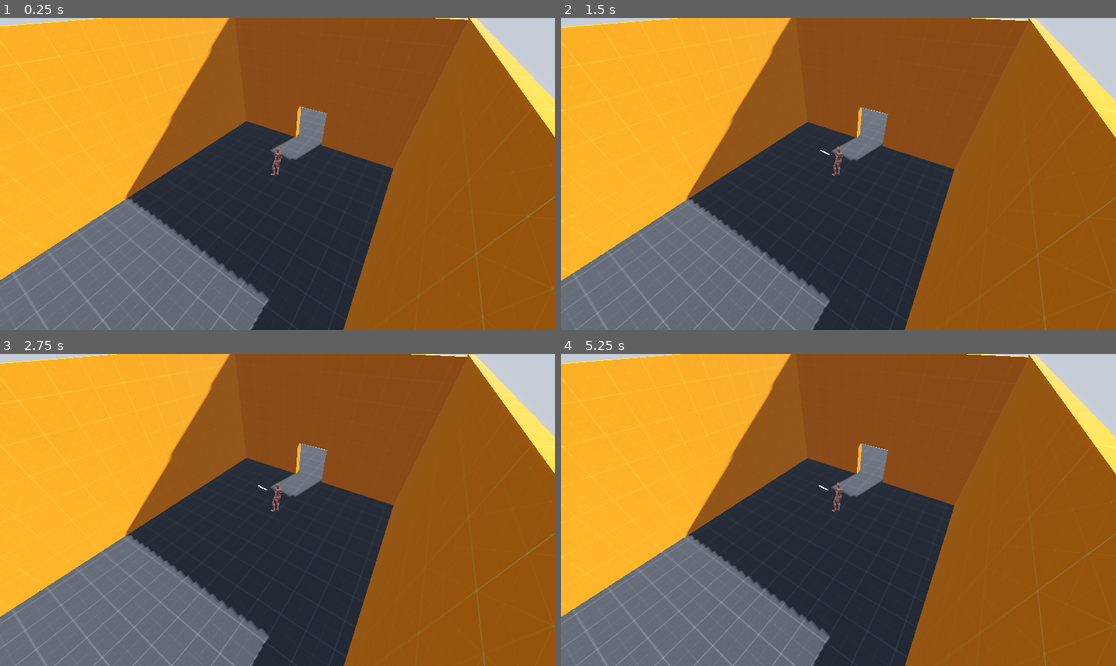
Above: before the commit, frames 1-4 (two rows, left to right).
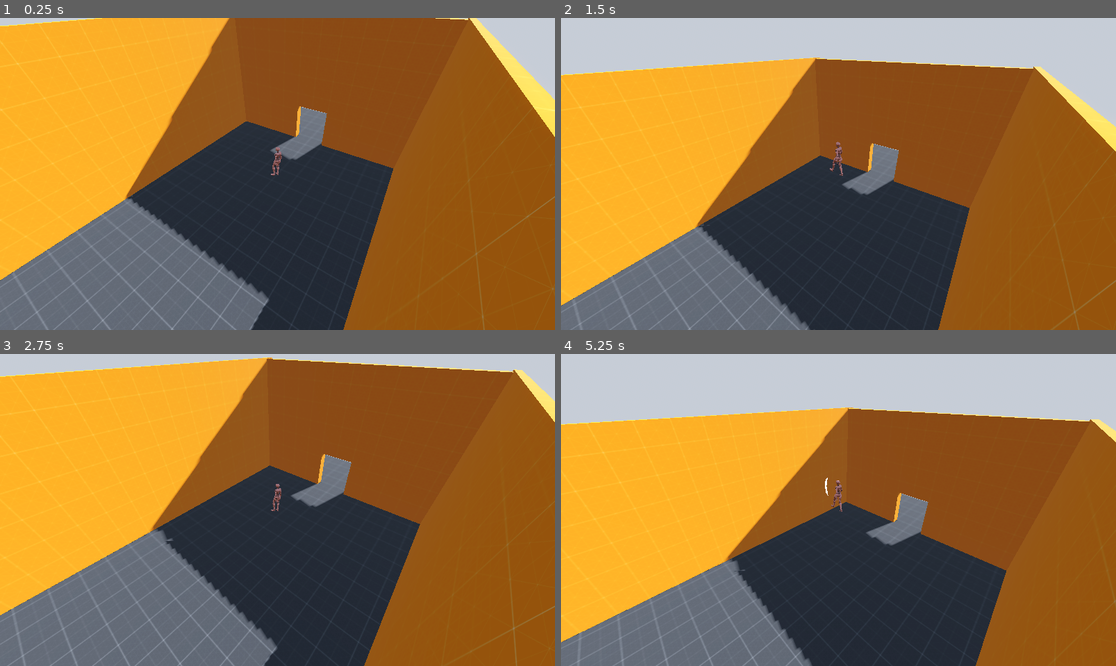
Above: after the commit, the same moments.

Repository: Bloombeard/diamond-heist
Game: Godot game, scene res://scenes/vault.tscn
Same seed, same stepped clock (60 frames per second), same inputs: the game is played once before the commit and once after it.
Inputs:
- Up to frame 1 (0.25 s): no input
- Up to frame 2 (1.5 s): tap Enter at 0.5 s; hold L (slash_right) 0.53-1.28 s; hold Shift (block) 0.53-1.28 s; tap Space (jump) at 0.77, 0.8, 1.07, 1.35 s; hold K (slash_down) from 1.28 s (still down)
- Up to frame 3 (2.75 s): tap Space (jump) at 1.52, 1.82, 2.3 s; tap Shift (block) at 1.55 s; release K (slash_down) at 2.03 s; hold L (slash_right) from 2.03 s (still down); hold Shift (block) from 2.03 s (still down)
- Up to frame 4 (5.25 s): release L (slash_right) at 2.78 s; release Shift (block) at 2.78 s; hold I (slash_up) 2.78-3.53 s; tap Shift (block) at 2.85, 4.35 s; tap Space (jump) at 3.02, 3.32, 3.6, 3.77, 4.07, 4.52, 4.82 s; hold J (slash_left) 3.53-5.03 s; hold K (slash_down) from 5.03 s (still down); hold Shift (block) from 5.03 s (still down)

The runs differ from the first frame. In frame 1, less than 0.1% of the frame differs, in the area x 49-50%, y 46-47%; in frame 2, 31%; in frame 3, 16%; in frame 4, 39%, in the area x 0-100%, y 0-100%.

Commit message:
player script state machinery!

Diff:
--- a/scenes/state_machine.gd
+++ b/scenes/state_machine.gd
@@ -1,6 +1,6 @@
 extends Node3D
 
-enum {IDLE, BLOCKING, RUNNING, JUMPING, ATTACKING, DRAWING, STAGGERED}
+enum {IDLE, BLOCKING, RUNNING, JUMPING, FALLING, ATTACKING, DRAWING, STAGGERED}
 enum {ATK_NONE, ATK_STARTUP, ATK_ACTIVE, ATK_RECOVERY}
 
 @onready var state = IDLE
@@ -24,5 +24,7 @@
 			atk_state = ATK_RECOVERY
 		elif atk_counter >= atk_length:
 			atk_state = ATK_NONE
-			atk_counter = 0
-			state = IDLE
+			if state == ATTACKING:
+				state = IDLE
+			elif state == DRAWING:
+				state = BLOCKING
--- a/scripts/player.gd
+++ b/scripts/player.gd
@@ -17,6 +17,8 @@
 @onready var player_skin: Node3D = %player_skin
 @onready var animation_player: AnimationPlayer = %AnimationPlayer
 @onready var slasher := $player_skin/Slasher
+@onready var attack_direction: Vector2
+@onready var attack_buffer := Vector2.ZERO
 @onready var statem = $state_machine
 
 @onready var jump_velocity : float = ((2.0 * jump_height) / jump_time_to_peak)
@@ -29,20 +31,12 @@
 var move_speed := run_speed
 var walk_animation_name := "walking"
 var run_animation_name := "running"
-var current_move_animation := "running"
+var idle_animation_name := "idle"
+var current_animation := "idle"
 var target_velocity = Vector3.ZERO
 var gravity := -30.0
 var is_jump_available := true
 var jump_buffer := false
-
-func _input(event) -> void:
-	if event.is_action_pressed("run"):
-		move_speed = run_speed
-		current_move_animation = run_animation_name
-
-	if event.is_action_released("run"):
-		move_speed = walk_speed
-		current_move_animation = walk_animation_name
 
 func get_player_gravity() -> float:
 	if velocity.y > 0.0:
@@ -51,6 +45,7 @@
 		return fall_gravity
 
 func jump() -> void:
+	jump_buffer = false
 	velocity.y = jump_velocity
 	is_jump_available = false
 
@@ -70,22 +65,21 @@
 	move_direction.y = 0.0
 	move_direction = move_direction.normalized()
 
-	if Input.is_action_pressed("block"):
-		statem.state = statem.BLOCKING
-		move_speed = walk_speed
+	if move_direction != Vector3.ZERO and statem.atk_state != statem.ATK_ACTIVE:
+		last_movement_direction = move_direction
+
+	# ATTACKING
+	if Input.is_action_just_pressed("slash_left") or Input.is_action_just_pressed("slash_right") or Input.is_action_just_pressed("slash_up") or Input.is_action_just_pressed("slash_down"):
+		var current_attack = floor(Input.get_vector("slash_left", "slash_right", "slash_up", "slash_down"))
+		if current_attack != Vector2.ZERO:
+			attack_buffer = current_attack
+	if statem.atk_state == statem.ATK_NONE or statem.atk_state == statem.ATK_RECOVERY:
+		attack_direction = attack_buffer
+		attack_buffer = Vector2.ZERO
 	else:
-		move_speed = run_speed
+		attack_direction = Vector2.ZERO
 
-	velocity = velocity.move_toward(move_direction * move_speed, acceleration * delta)
-	if statem.atk_state == statem.ATK_ACTIVE or statem.atk_state == statem.ATK_STARTUP:
-		velocity = velocity.move_toward(last_movement_direction * move_speed*1.5, acceleration * delta)
-	elif statem.atk_state != statem.ATK_NONE:
-		velocity = Vector3.ZERO
-	var y_velocity := velocity.y
-	velocity.y = 0.0
-	velocity = velocity.move_toward(move_direction * move_speed, acceleration * delta)
-	velocity.y = y_velocity + get_player_gravity() * delta
-
+	# coyote time
 	if not is_on_floor():
 		if is_jump_available:
 			if coyote_timer_node.is_stopped():
@@ -93,28 +87,73 @@
 	else:
 		is_jump_available = true
 		coyote_timer_node.stop()
-		if jump_buffer:
+
+	# assign states n stuff
+	if Input.is_action_just_pressed("jump"):
+		jump_buffer = true
+		get_tree().create_timer(jump_buffer_time).timeout.connect(on_jump_buffer_timeout)
+
+	if attack_direction != Vector2.ZERO:
+		statem.atk_counter = 0
+		if statem.state == statem.BLOCKING or statem.state == statem.DRAWING:
+			statem.state = statem.DRAWING
+		else:
+			statem.state = statem.ATTACKING
+	if statem.state == statem.ATTACKING:
+		pass
+	elif statem.state == statem.DRAWING:
+		pass
+	else:
+		if is_jump_available and jump_buffer:
+			statem.state = statem.JUMPING
 			jump()
-			jump_buffer = false
+		elif not is_on_floor() and velocity.y < 0.0:
+			statem.state = statem.FALLING
+		elif Input.is_action_pressed("block"):
+			statem.state = statem.BLOCKING
+		elif is_on_floor() and raw_input != Vector2.ZERO:
+			statem.state = statem.RUNNING
+		else:
+			statem.state = statem.IDLE
 
-	if Input.is_action_just_pressed("jump"):
-		if is_jump_available:
-			jump()
-		else:
-			jump_buffer = true
-			get_tree().create_timer(jump_buffer_time).timeout.connect(on_jump_buffer_timeout)
+	# states!
+	if statem.state == statem.ATTACKING:
+		move_speed = walk_speed
+		move_direction = last_movement_direction
+		current_animation = walk_animation_name
+	elif statem.state == statem.JUMPING:
+		move_speed = run_speed
+		current_animation = idle_animation_name
+		# current_animation = jump_animation_name
+	elif statem.state == statem.BLOCKING:
+		move_speed = 0
+		#move_speed = walk_speed
+		current_animation = idle_animation_name
+		#current_animation = block_animation_name
+	elif statem.state == statem.DRAWING:
+		current_animation = walk_animation_name
+	elif statem.state == statem.RUNNING:
+		move_speed = run_speed
+		current_animation = run_animation_name
+	elif statem.state == statem.FALLING:
+		move_speed = run_speed
+		current_animation = walk_animation_name
+	else:
+		current_animation = idle_animation_name
+		move_speed = run_speed
+
+	# actual movement velocity
+	var y_velocity := velocity.y
+	velocity.y = 0.0
+	velocity = velocity.move_toward(move_direction * move_speed, acceleration * delta)
+	if statem.atk_state == statem.ATK_RECOVERY:
+		velocity = Vector3.ZERO
+	if statem.atk_state != statem.ATK_ACTIVE and statem.atk_state != statem.ATK_STARTUP:
+		velocity.y = y_velocity + get_player_gravity() * delta
 
 	move_and_slide()
 
-	if velocity.length() > 0.2 and statem.atk_state == statem.ATK_NONE:
-		last_movement_direction = move_direction
-		# TODO: Turn this into a state machine.
-		if animation_player.current_animation != "walking" || animation_player.current_animation != "running":
-			animation_player.play(current_move_animation)
-	else:
-		# TODO: Turn this into a state machine.
-		if animation_player.current_animation != "idle":
-			animation_player.play("idle")
+	animation_player.play(current_animation)
 
 	var target_angle := Vector3.BACK.signed_angle_to(last_movement_direction, Vector3.UP)
 
--- a/scripts/slasher.gd
+++ b/scripts/slasher.gd
@@ -16,8 +16,6 @@
 @export var slow_first_active_frame := 20
 @export var slow_first_recovery_frame := 30
 
-var input_direction: Vector2
-var input_buffer: Vector2
 var current_hit := Vector2.ZERO
 var last_hit := Vector2.ZERO
 var slash: Vector2
@@ -30,21 +28,7 @@
 
 # Called every frame. 'delta' is the elapsed time since the previous frame.
 func _physics_process(delta: float) -> void:
-	if floor(Input.get_vector("slash_left", "slash_right", "slash_up", "slash_down")) != Vector2.ZERO:
-		input_buffer = floor(Input.get_vector("slash_left", "slash_right", "slash_up", "slash_down"))
-
-	# only pull from the buffer when idle or in recovery
-	if statem.atk_state == statem.ATK_NONE or statem.atk_state == statem.ATK_RECOVERY:
-		input_direction = input_buffer
-		input_buffer = Vector2.ZERO
-	else:
-		input_direction = Vector2.ZERO
-
-	if input_direction != Vector2.ZERO:
-		if statem.state == statem.BLOCKING:
-			statem.state = statem.DRAWING
-		else:
-			statem.state = statem.ATTACKING
+	var attack_direction = $"../..".attack_direction
 
 	# do the hitbox (and slash effects)
 	if statem.atk_state == statem.ATK_ACTIVE and statem.state == statem.ATTACKING:
@@ -56,9 +40,10 @@
 		slash_effect.visible = false
 
 	# slash direction when attacking
-	if statem.state == statem.ATTACKING and statem.atk_state == statem.ATK_NONE:
+	if statem.state == statem.ATTACKING and statem.atk_counter == 1:
 		last_hit = current_hit
-		current_hit = input_direction
+		current_hit = attack_direction
+
 		if last_hit != current_hit:
 			statem.atk_length = fast_attack_length
 			statem.atk_startup = fast_first_startup_frame
@@ -76,9 +61,9 @@
 			slash = current_hit
 		attack_display()
 	# slash direction when blocking
-	elif statem.state == statem.DRAWING and statem.atk_state == statem.ATK_NONE:
+	elif statem.state == statem.DRAWING and statem.atk_counter == 1:
 		last_hit = current_hit
-		current_hit = input_direction
+		current_hit = attack_direction
 		statem.atk_length = fast_attack_length
 		statem.atk_startup = fast_first_startup_frame
 		statem.atk_active = fast_first_active_frame
@@ -91,9 +76,6 @@
 		else:
 			slash = current_hit
 		draw_display()
-
-	if statem.state == statem.BLOCKING:
-		pass
 
 	# rune pattern processing
 	if Input.is_action_just_released("block") or Input.is_action_just_pressed("block"):
